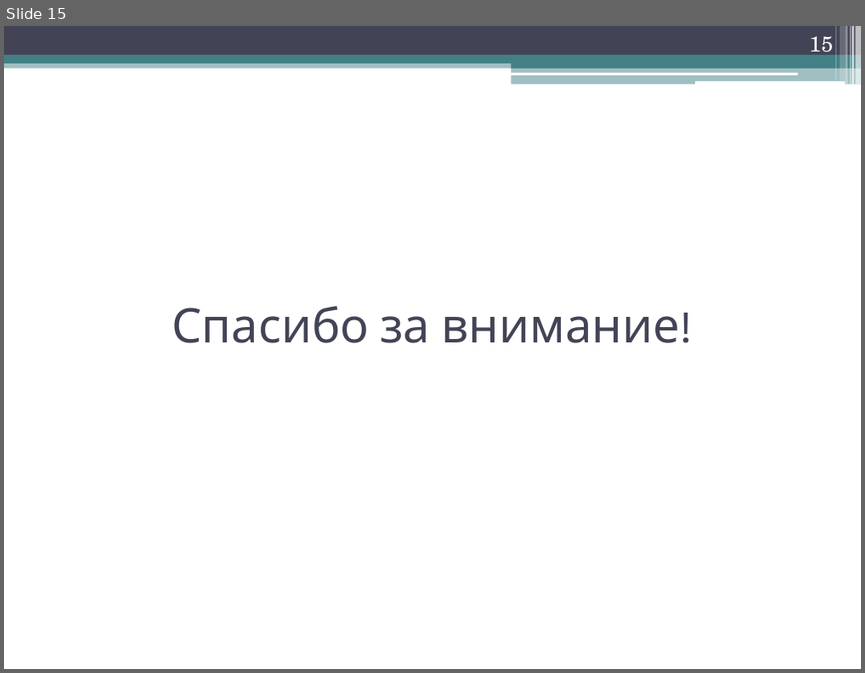
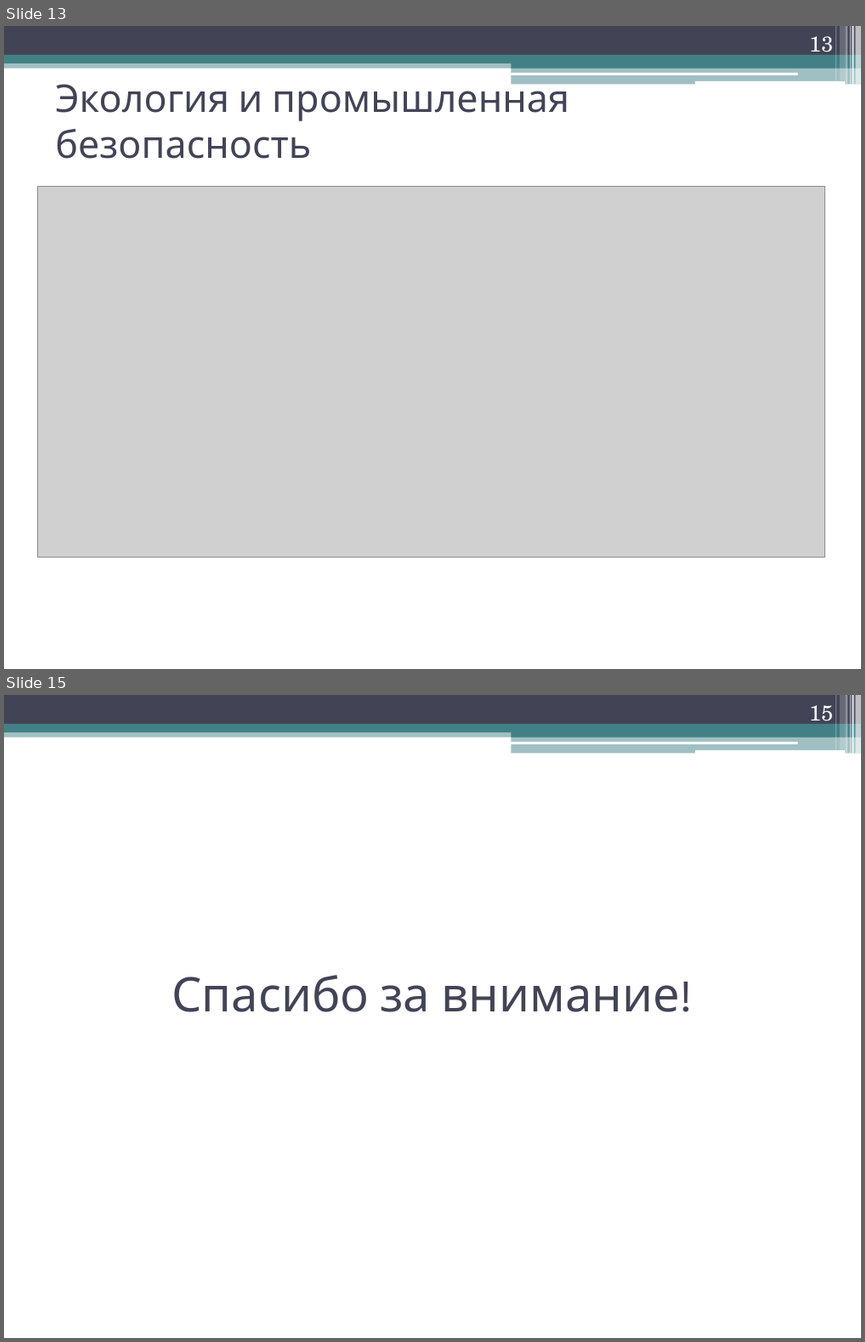
Before and after one commit to Filatoff73/Diplom, a slide deck: Диплом мой/Презентация/Presentation_Filatov_RK6-123.pptx. Shown one above the other, each under a label of ours: slide 15 before the commit, slides 13 and 15 after it; the slides between them are not shown. The pictures are 865x673 and 865x1342 pixels, drawn with LibreOffice and Linux fonts; fonts in the diff are those of the drawing; grey boxes stand for pictures. Boxes give left, top, right and bottom in pixels: in the first picture for what was removed or moved away, otherwise in the second. Text is boxed around its words. In the diff, an @@ line names an element or a change of style, - is before the commit and + after.

```diff
--- a/Диплом мой/Презентация/Presentation_Filatov_RK6-123.pptx
+++ b/Диплом мой/Презентация/Presentation_Filatov_RK6-123.pptx
@@ slide 13 added at bbox=[4, 26, 861, 669], background #FFFFFF; not listed: 13 template elements that a slide beside it also shows @@
@@ page number added at bbox=[809, 36, 833, 58], 18 pt, text #FFFFFF @@
+13
@@ title added at bbox=[55, 76, 569, 159], 32 pt, text #424456 @@
+Экология и промышленная безопасность
@@ picture added at bbox=[37, 186, 825, 556] @@
```
Also in this commit, not shown: 2 slides changed, 1 slide removed.
